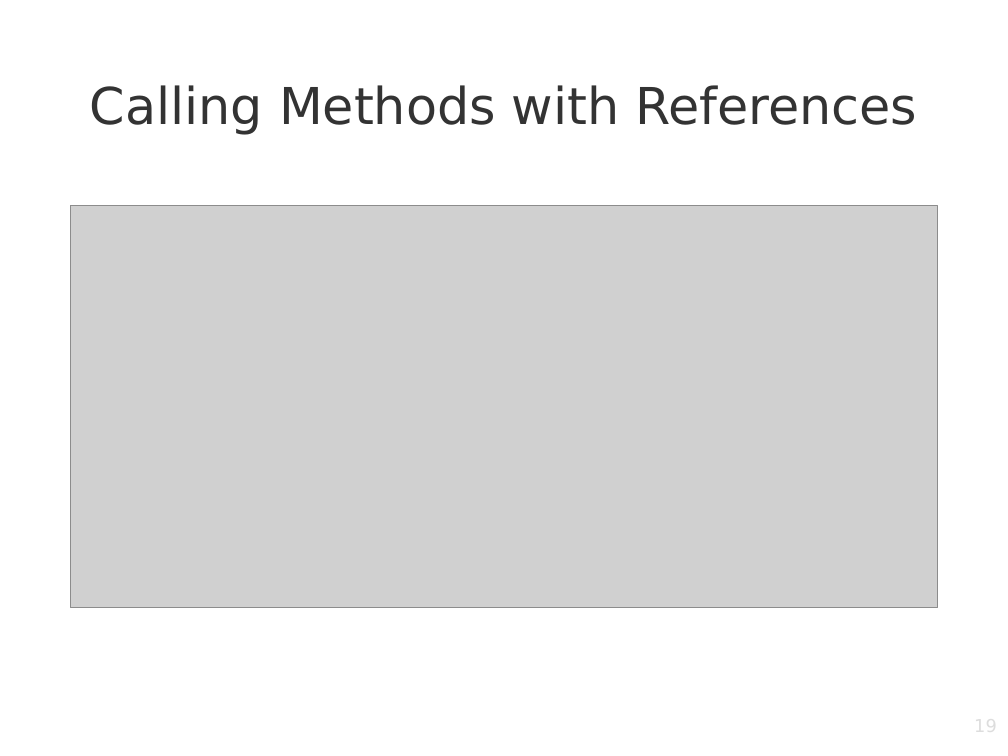
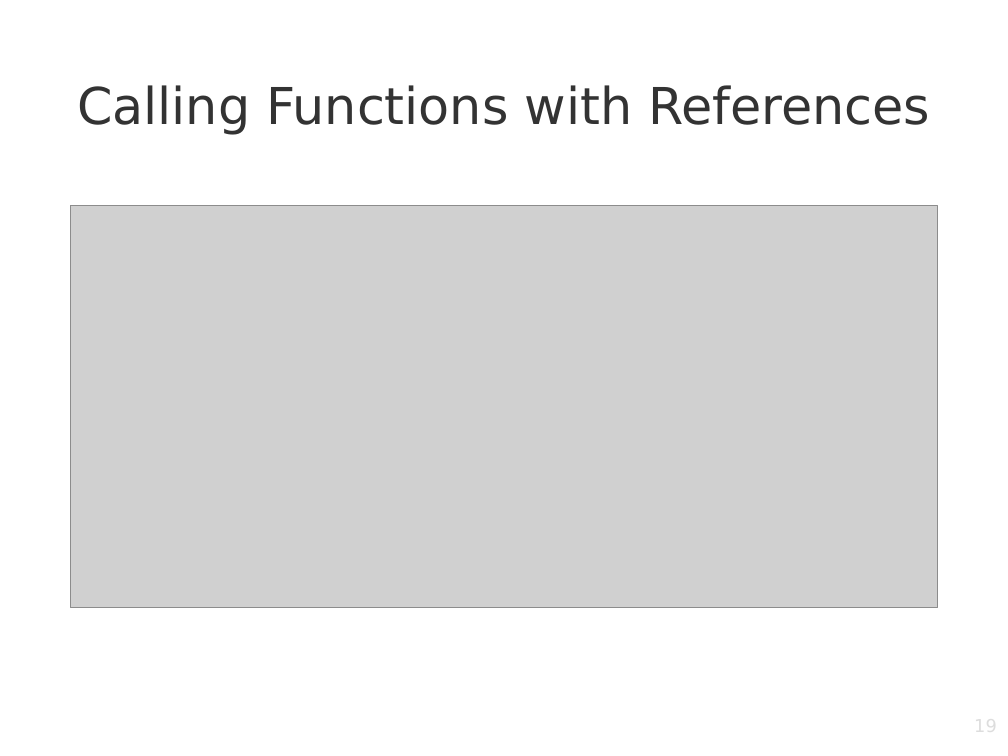
Before and after one commit to PabloMosUU/UssPython, a slide deck: slide 19 of Slides/Unit2.3 Data Structures II Presentation.odp. Drawn at 1008x756 pixels with LibreOffice and Linux fonts; fonts in the diff are those of the drawing; grey boxes stand for pictures; background and template pictures are left out. Boxes give left, top, right and bottom in pixels: in the first picture for what was removed or moved away, otherwise in the second. Text is boxed around its words. In the diff, an @@ line names an element or a change of style, - is before the commit and + after.

Commit message:
get rid of the word method in presentations

```diff
--- a/Slides/Unit2.3 Data Structures II Presentation.odp
+++ b/Slides/Unit2.3 Data Structures II Presentation.odp
@@ title at bbox=[77, 85, 930, 135]: text changed @@
-Calling Methods with References
+Calling Functions with References
```
Also in this commit, not shown: 2 other slides changed, 4 other files.
